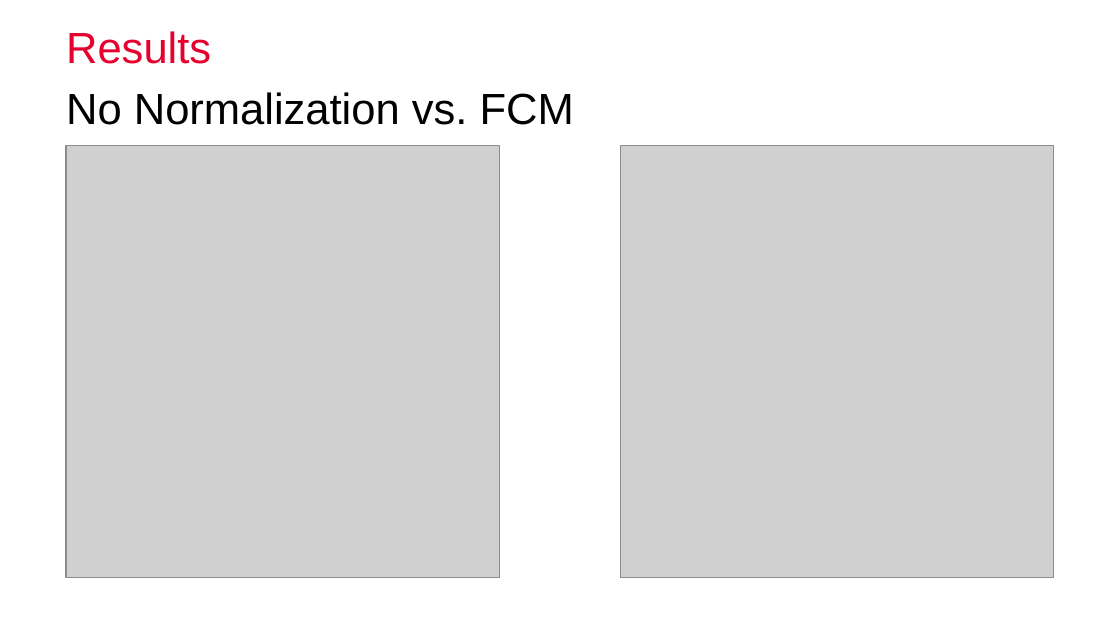
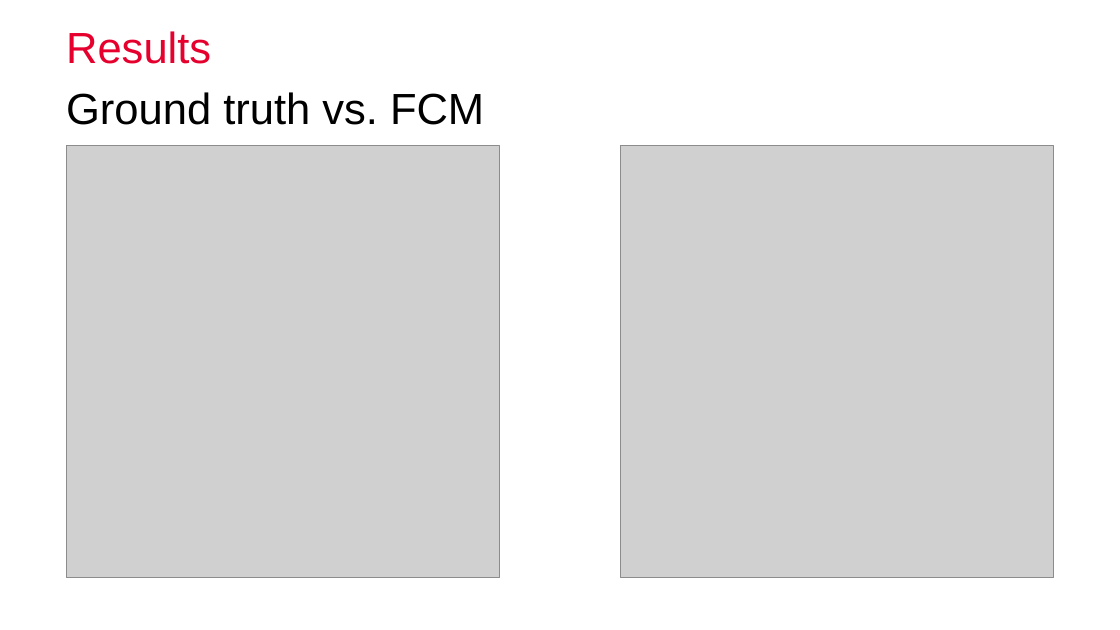
Before and after one commit to nibill/MIALab-1, a slide deck: slide 14 of Presentation/Final/FinalPresentation_Group3_BucheggerDuranWeber.pptx (slide 11 before the commit). Drawn at 1120x630 pixels with LibreOffice and Linux fonts; fonts in the diff are those of the drawing; grey boxes stand for pictures; background and template pictures are left out. Boxes give left, top, right and bottom in pixels: in the first picture for what was removed or moved away, otherwise in the second. Text is boxed around its words. In the diff, an @@ line names an element or a change of style, - is before the commit and + after.

```diff
--- a/Presentation/Final/FinalPresentation_Group3_BucheggerDuranWeber.pptx
+++ b/Presentation/Final/FinalPresentation_Group3_BucheggerDuranWeber.pptx
@@ text at [66,92,484,125]: text changed @@
-No Normalization vs. FCM
+Ground truth vs. FCM
```
Also in this commit, not shown: 6 other slides changed, 12 slides added, 8 slides removed, 1 other file.
